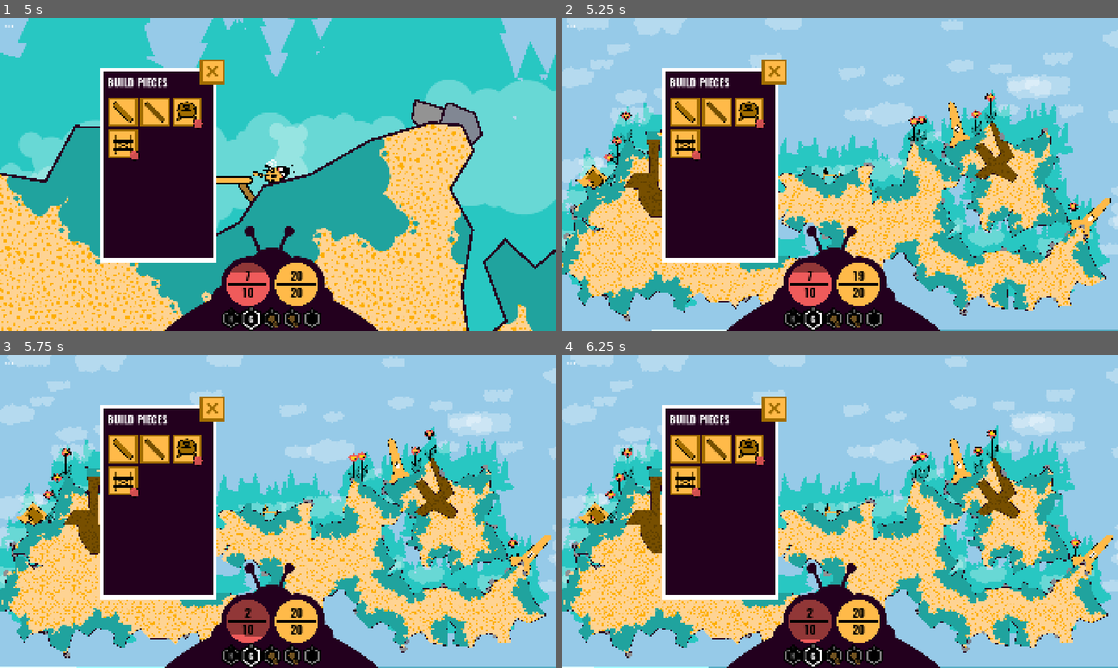
Above: before the commit, frames 1-4 (two rows, left to right).
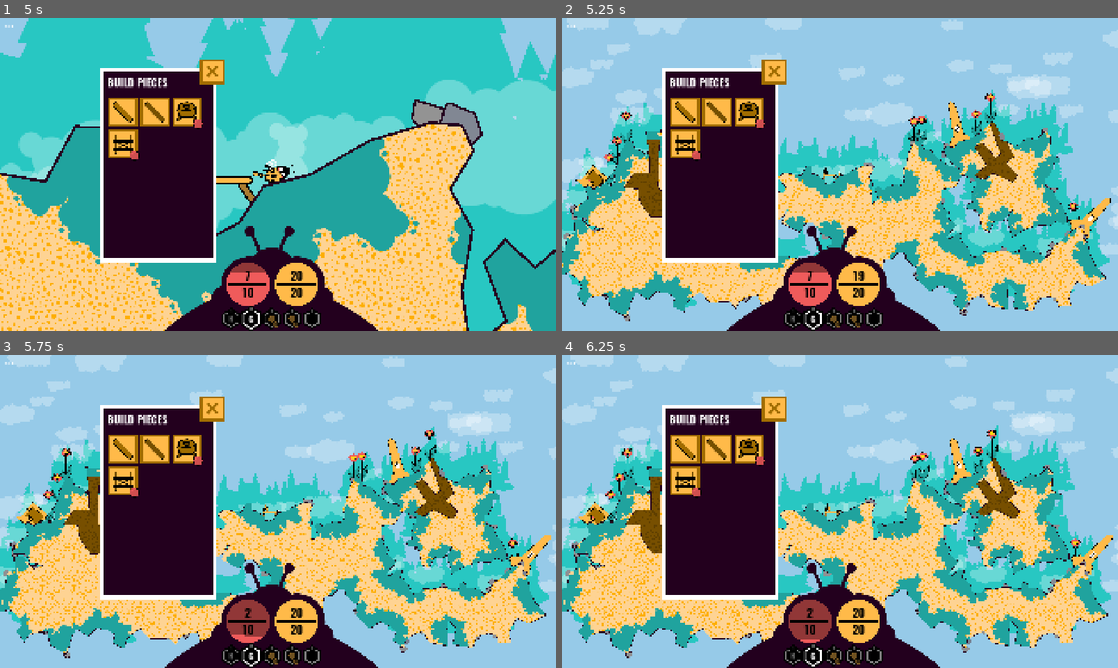
Above: after the commit, the same moments.

Repository: anttihaavikko/slumgum-waggle-dance
Game: Godot game, scene res://Scenes/main.tscn
Same seed, same stepped clock (60 frames per second), same inputs: the game is played once before the commit and once after it.
Inputs (mouse positions are in pixels of both pictures, inside the frame that each line leads up to):
- Up to frame 1 (5 s): tap Enter at 0.5 s; move the mouse to (55, 49) at 0.52 s; hold D (right) 0.53-1.28 s; right-click (55, 49) at 0.6 s; click (55, 49) at 0.67 s; move the mouse to (166, 190) at 1.27 s; hold S (brake) 1.28-2.03 s; right-click (166, 190) at 1.35 s; move the mouse to (333, 105) at 2.02 s; hold D (right) 2.03-2.78 s; click (333, 105) at 2.1 s; right-click (333, 105) at 2.3 s; move the mouse to (250, 237) at 2.77 s; hold W (accelerate) 2.78-3.53 s; tap Shift (shift) at 2.85 s; click (250, 237) at 2.92 s; right-click (250, 237) at 3.05 s; move the mouse to (444, 221) at 3.52 s; hold A (left) from 3.53 s (still down); tap 1 (slot_1) at 3.6 s; right-click (444, 221) at 3.8 s; move the mouse to (111, 127) at 4.27 s; tap 2 (slot_2) at 4.35 s; right-click (111, 127) at 4.55 s
- Up to frame 2 (5.25 s): move the mouse to (867, 174) at 5.02 s; release A (left) at 5.03 s; hold S (brake) from 5.03 s (still down); tap Z at 5.1 s; click (867, 174) at 5.17 s
- Up to frame 3 (5.75 s): keep holding S (brake); right-click (305, 511) at 5.3 s
- Up to frame 4 (6.25 s): move the mouse to (756, 433) at 5.77 s; release S (brake) at 5.78 s; hold D (right) from 5.78 s (still down); tap T at 5.85 s; right-click (756, 433) at 6.05 s

Frame 1 is identical in both runs. In frame 2, 0.2% of the frame differs, in the area x 16-100%, y 99-100%; in frame 3, 0.3%, in the area x 0-100%, y 99-100%; in frame 4, 0.3%.

Commit message:
Add initial water visuals

Diff:
--- a/Scenes/main.tscn
+++ b/Scenes/main.tscn
@@ -2114,13 +2114,14 @@
 target_position = Vector2(0, 0)
 collision_mask = 8
 
-[node name="Water" type="Polygon2D" parent="." unique_id=1458919742 node_paths=PackedStringArray("area")]
+[node name="Water" type="Polygon2D" parent="." unique_id=1458919742 node_paths=PackedStringArray("area", "line")]
 z_index = 50
 position = Vector2(26490, -12103)
 color = Color(0.21568628, 0.61960787, 0.69411767, 0.6862745)
 polygon = PackedVector2Array(-123121, 22937, 47529, 22618, 46946, 32123, -123035, 32046)
 script = ExtResource("122_jab21")
 area = NodePath("Area2D")
+line = NodePath("Line2D")
 
 [node name="Line2D" type="Line2D" parent="Water" unique_id=904963129]
 material = SubResource("CanvasItemMaterial_xjjvj")
@@ -2141,7 +2142,7 @@
 angular_damp = 3.0
 
 [node name="CollisionShape2D" type="CollisionShape2D" parent="Water/Area2D" unique_id=1313948392]
-position = Vector2(-38583, 22881)
+position = Vector2(-38596, 23151)
 shape = SubResource("WorldBoundaryShape2D_xjjvj")
 
 [connection signal="pressed" from="HUD/Bed Window/Bed/VBoxContainer/Button" to="Schedule" method="sleep_until_morning"]
--- a/Scripts/bee.gd
+++ b/Scripts/bee.gd
@@ -72,6 +72,7 @@
 	damage(1)
 
 func die():
+	health.hurt(999)
 	for i in inventory.slots:
 		if not i.equipment:
 			var p = i.drop()
--- a/Scripts/water.gd
+++ b/Scripts/water.gd
@@ -1,11 +1,36 @@
 extends Polygon2D
 
 @export var area: Area2D
+@export var line: Line2D
+
+var noise = FastNoiseLite.new()
+var level := 0.0
+var time := 0.0
+var point_amount := 300
+var wave_height := 200
 
 func _ready() -> void:
 	area.body_entered.connect(enter)
+	var start = polygon[0]
+	var end = polygon[1]
+	var points: PackedVector2Array = []
+	level = polygon[0].y
+	for i in point_amount:
+		points.append(lerp(start, end, i * 1.0 / point_amount))
+	points.append(polygon[2])
+	points.append(polygon[3])
+	polygon = points
+	line.points = points
 
 func enter(node: Node2D):
 	Effects.singleton.add(3, node.global_position)
 	if node is BeeBody and Main.singleton.bee.health.is_alive():
 		Main.singleton.bee.die()
+
+func _process(delta) -> void:
+	time += delta * 20
+	var points = polygon
+	for i in point_amount:
+		points[i] = Vector2(points[i].x, level + noise.get_noise_2d(i * 10, time) * wave_height + sin(i + time) + wave_height)
+	polygon = points
+	line.points = points
Not shown, changed: Misc/art.afdesign~lock~
